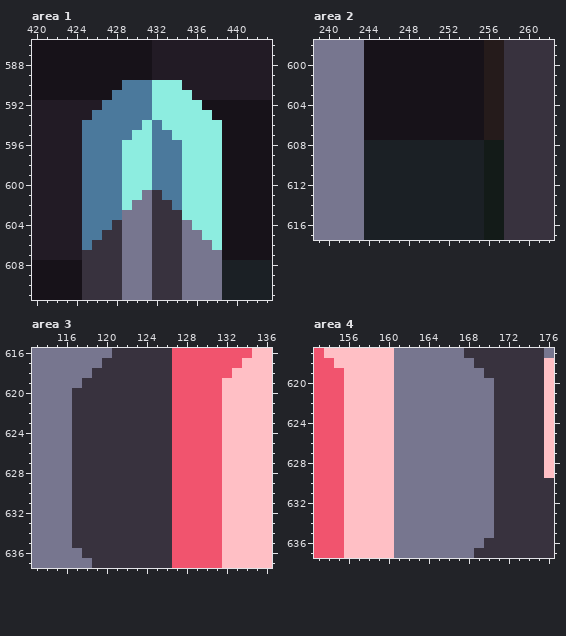
Two versions of one pixel-art file, assets/sprites/atlas/sorted-atlas.ase. The picture above was drawn from the file before the commit.
736x736 pixels, 1 frame. Colours within 5 levels of each other are drawn and written as one. Shown: area 1: x 420..443, y 586..611; area 2: x 239..262, y 598..617; area 3: x 113..136, y 616..637; area 4: x 153..176, y 617..637. The commit also changed other parts of the picture, which this record leaves out.
Once edited:
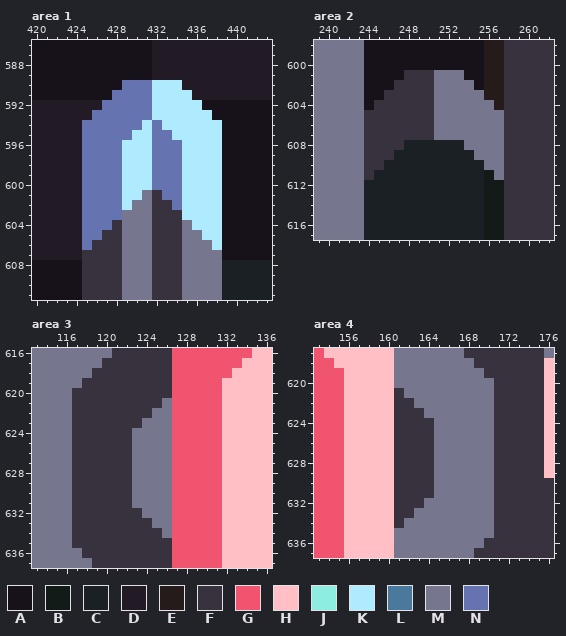
Palette (. is transparent): A #171219  B #131b18  C #1b2025  D #221b25  E #251b1b  F #38323e  G #f1546e  H #ffbfc5  J #8dede0  K #afebff  L #4b799c  M #77768f  N #6573b0
Difference:
layer "defence" removed
Area 1, layer "stuff":
y 590: x 429..434 LLLJJJ -> NNNKKK
y 591: x 428..435 LLLLJJJJ -> NNNNKKKK
y 592: x 427..436 LLLLLJJJJJ -> NNNNNKKKKK
y 593: x 426..437 LLLLLLJJJJJJ -> NNNNNNKKKKKK
y 594: x 425..438 LLLLLLJLJJJJJJ -> NNNNNNKNKKKKKK
y 595: x 425..438 LLLLLJJLLJJJJJ -> NNNNNKKNNKKKKK
y 596..600: x 425..438 LLLLJJJLLLJJJJ -> NNNNKKKNNNKKKK
y 601: x 425..430 LLLLJJ -> NNNNKK; x 433..438 LLJJJJ -> NNKKKK
y 602: x 425..429 LLLLJ -> NNNNK; x 434..438 LJJJJ -> NKKKK
y 603: x 425..428 LLLL -> NNNN; x 435..438 JJJJ -> KKKK
y 604: x 425..427 LLL -> NNN; x 436..438 JJJ -> KKK
y 605: x 425..426 LL -> NN; x 437..438 JJ -> KK
y 606: x 425 L -> N; x 438 J -> K
Area 2, layer "stuff":
y 601: x 248..253 AAAAAA -> FFFMMM
y 602: x 247..254 AAAAAAAA -> FFFFMMMM
y 603: x 246..255 AAAAAAAAAA -> FFFFFMMMMM
y 604: x 245..256 AAAAAAAAAAAE -> FFFFFFMMMMMM
y 605..607: x 244..257 AAAAAAAAAAAAEE -> FFFFFFFMMMMMMM
y 608: x 244..247 CCCC -> FFFF; x 254..257 CCBB -> MMMM
y 609: x 244..246 CCC -> FFF; x 255..257 CBB -> MMM
y 610: x 244..245 CC -> FF; x 256..257 BB -> MM
y 611: x 244 C -> F; x 257 B -> M
Area 3, layer "stuff":
y 621: x 126 F -> M
y 622: x 125..126 FF -> MM
y 623: x 124..126 FFF -> MMM
y 624..631: x 123..126 FFFF -> MMMM
y 632: x 124..126 FFF -> MMM
y 633: x 125..126 FF -> MM
y 634: x 126 F -> M
Area 4, layer "stuff":
y 621: x 161 M -> F
y 622: x 161..162 MM -> FF
y 623: x 161..163 MMM -> FFF
y 624..631: x 161..164 MMMM -> FFFF
y 632: x 161..163 MMM -> FFF
y 633: x 161..162 MM -> FF
y 634: x 161 M -> F
Where, in picture pixels (left, top, right, bottom), the same in both pictures:
changed: (82, 80, 222, 250)
changed: (364, 70, 504, 180)
changed: (132, 398, 172, 538)
changed: (394, 388, 434, 528)
